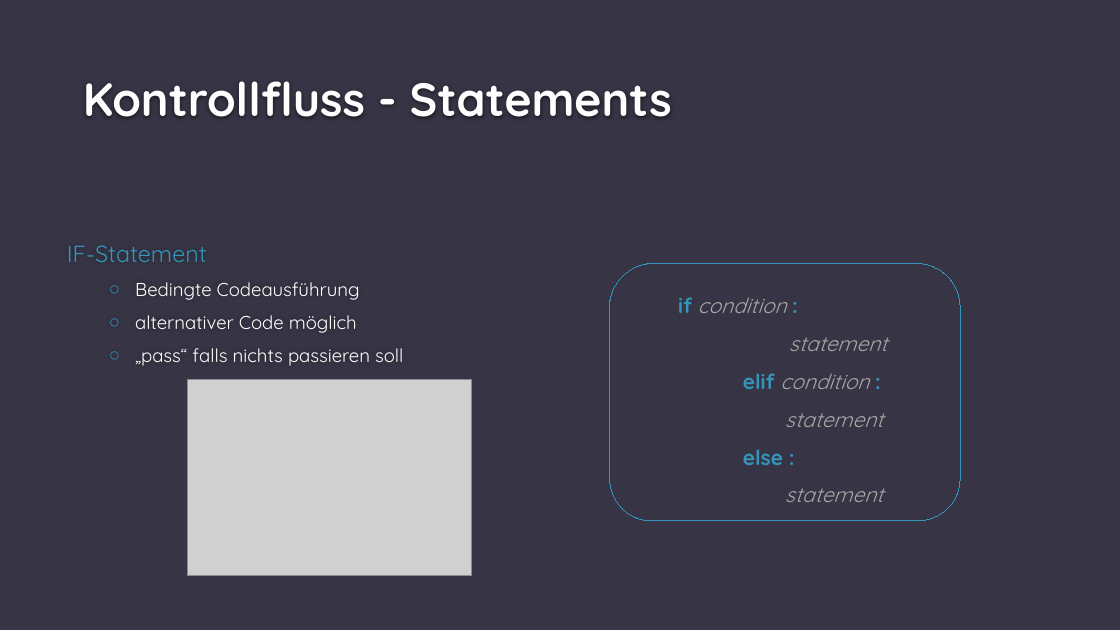
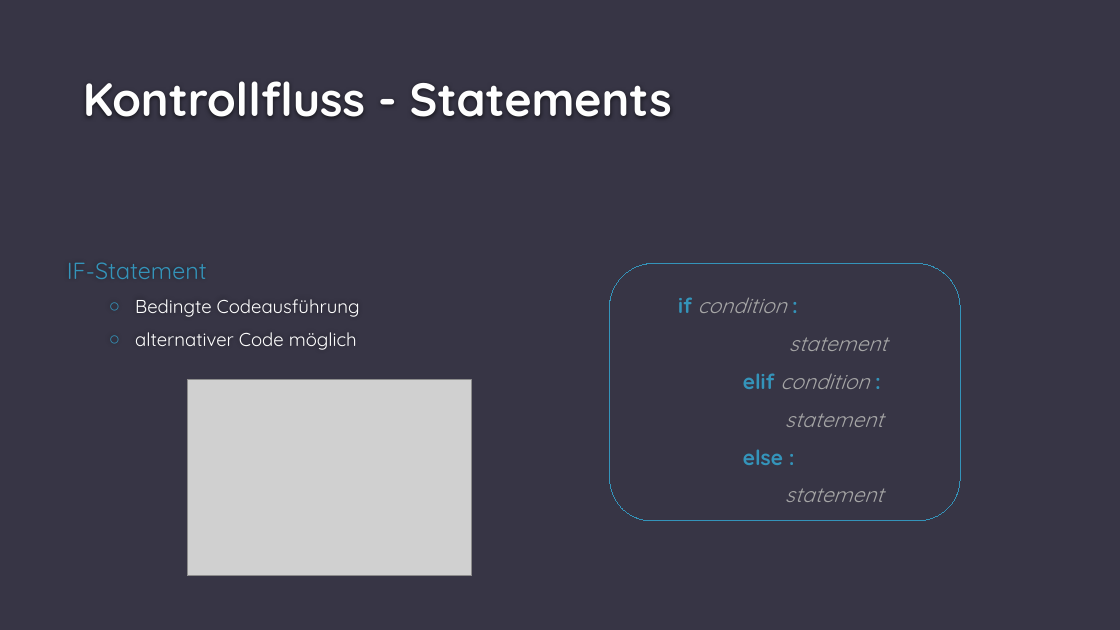
Before and after one commit to eliaruehle/py_course, a slide deck: slide 18 of presentations/LESSON_1.pptx (slide 20 before the commit). Drawn at 1120x630 pixels with LibreOffice and Linux fonts; fonts in the diff are those of the drawing; grey boxes stand for pictures; background and template pictures are left out. Boxes give left, top, right and bottom in pixels: in the first picture for what was removed or moved away, otherwise in the second. Text is boxed around its words. In the diff, an @@ line names an element or a change of style, - is before the commit and + after.

```diff
--- a/presentations/LESSON_1.pptx
+++ b/presentations/LESSON_1.pptx
@@ text at (x1=135, y1=348, x2=403, y2=366): paragraph removed @@
-  ○ „pass“ falls nichts passieren soll
```
Also in this commit, not shown: 2 other slides changed, 3 slides removed, 2 other files.
